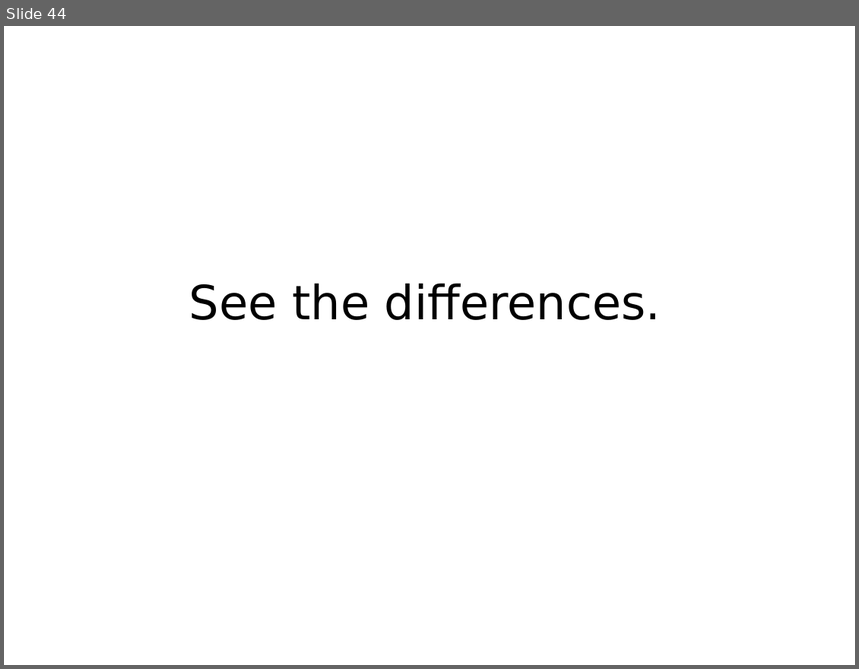
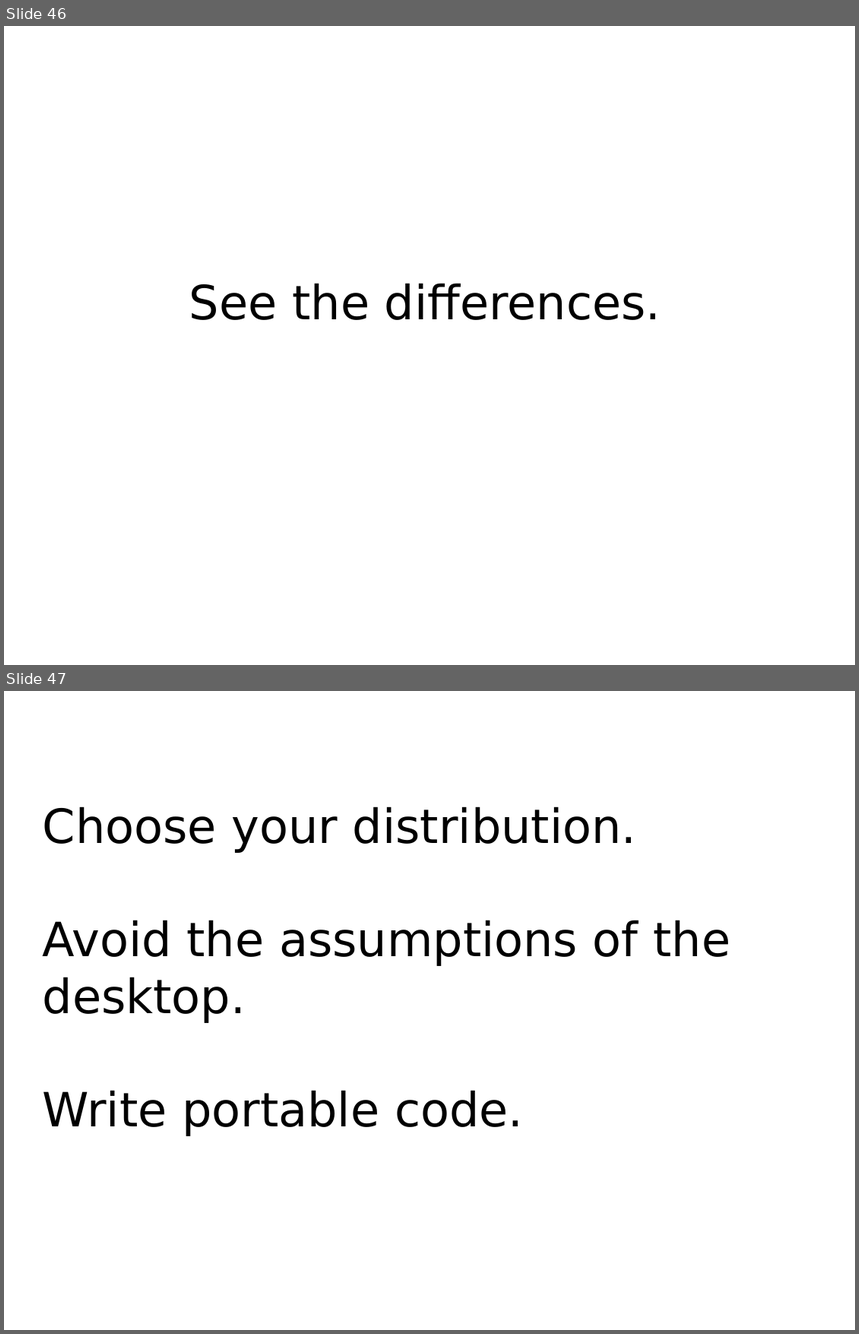
Before and after one commit to mkohler/embedded_python_presentation, a slide deck: embedded_python.odp. Shown one above the other, each under a label of ours: slide 44 before the commit, slides 46 and 47 after it. The pictures are 859x669 and 859x1334 pixels, drawn with LibreOffice and Linux fonts; fonts in the diff are those of the drawing. Boxes give left, top, right and bottom in pixels: in the first picture for what was removed or moved away, otherwise in the second. Text is boxed around its words. In the diff, an @@ line names an element or a change of style, - is before the commit and + after.

```diff
--- a/embedded_python.odp
+++ b/embedded_python.odp
@@ slide 47 added at bbox=[4, 691, 855, 1330], background #FFFFFF @@
@@ title added at bbox=[43, 807, 731, 1136], 44 pt, text #000000 @@
+Choose your distribution.
+Avoid the assumptions of the desktop.
+Write portable code.
@@ what was slide 44 is now slide 46 @@
```
Also in this commit, not shown: 1 slide changed, 2 other slides added, 1 slide removed.
